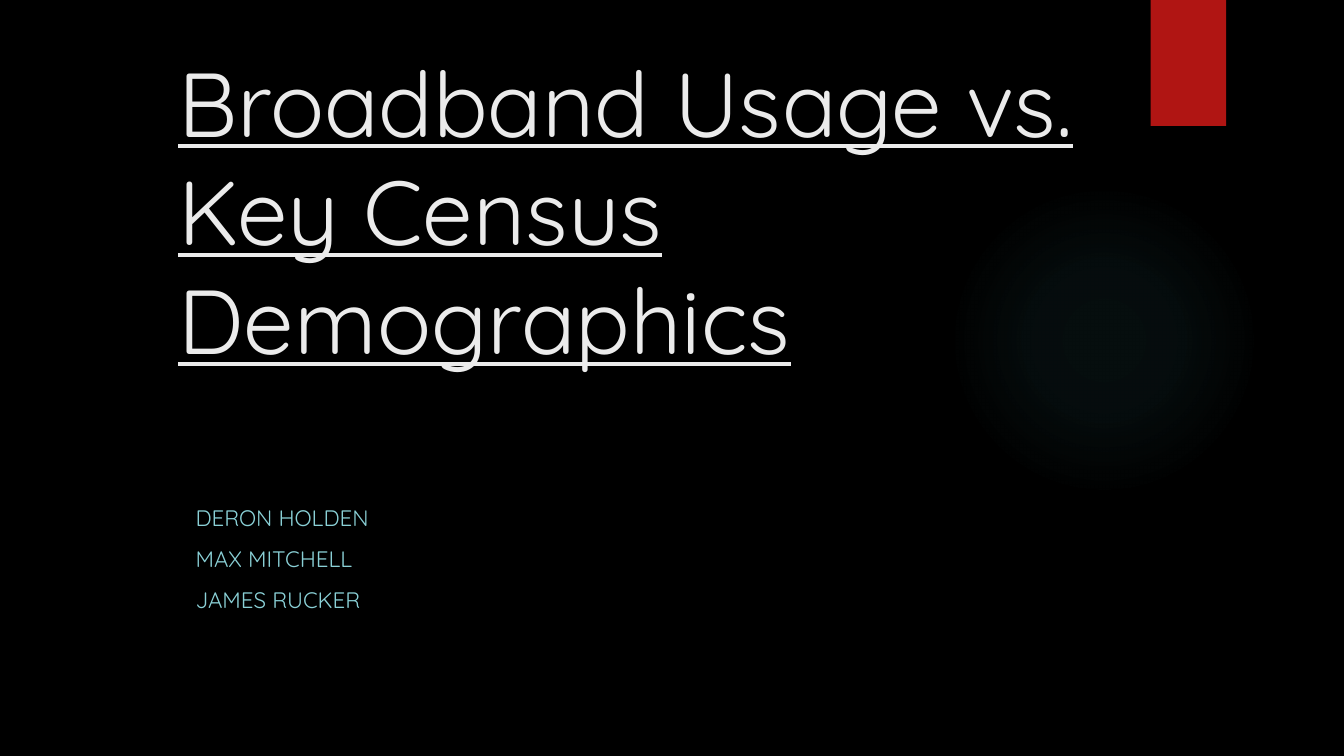
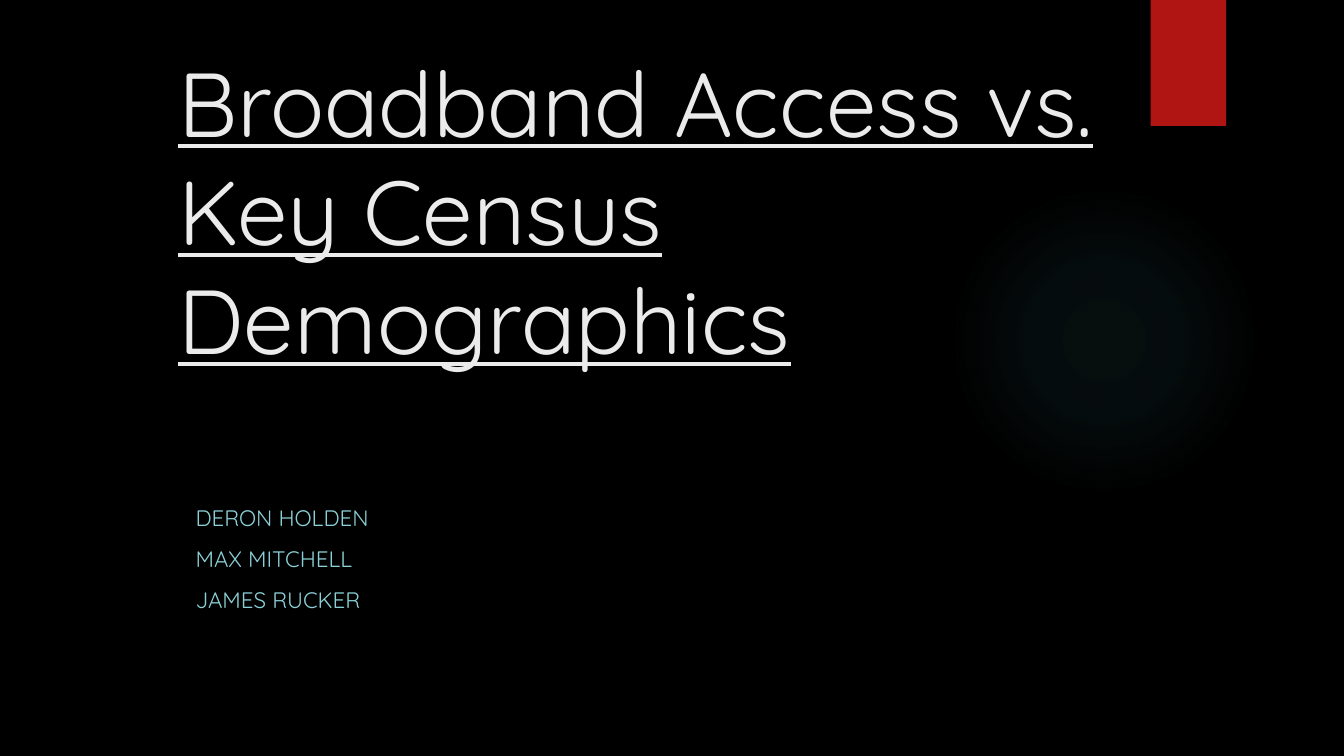
Before and after one commit to Falcon-d/Project-1-Broadband-Access, a slide deck: slide 1 of Project 1 Deck.pptx. Drawn at 1344x756 pixels with LibreOffice and Linux fonts; fonts in the diff are those of the drawing; background and template pictures are left out. Boxes give left, top, right and bottom in pixels: in the first picture for what was removed or moved away, otherwise in the second. Text is boxed around its words. In the diff, an @@ line names an element or a change of style, - is before the commit and + after.

```diff
--- a/Project 1 Deck.pptx
+++ b/Project 1 Deck.pptx
@@ title at bbox=[178, 70, 1094, 372]: text changed @@
-Broadband Usage vs. Key Census Demographics
+Broadband Access vs. Key Census Demographics
```
Also in this commit, not shown: 4 other slides changed, 2 slides added, 1 slide removed.
